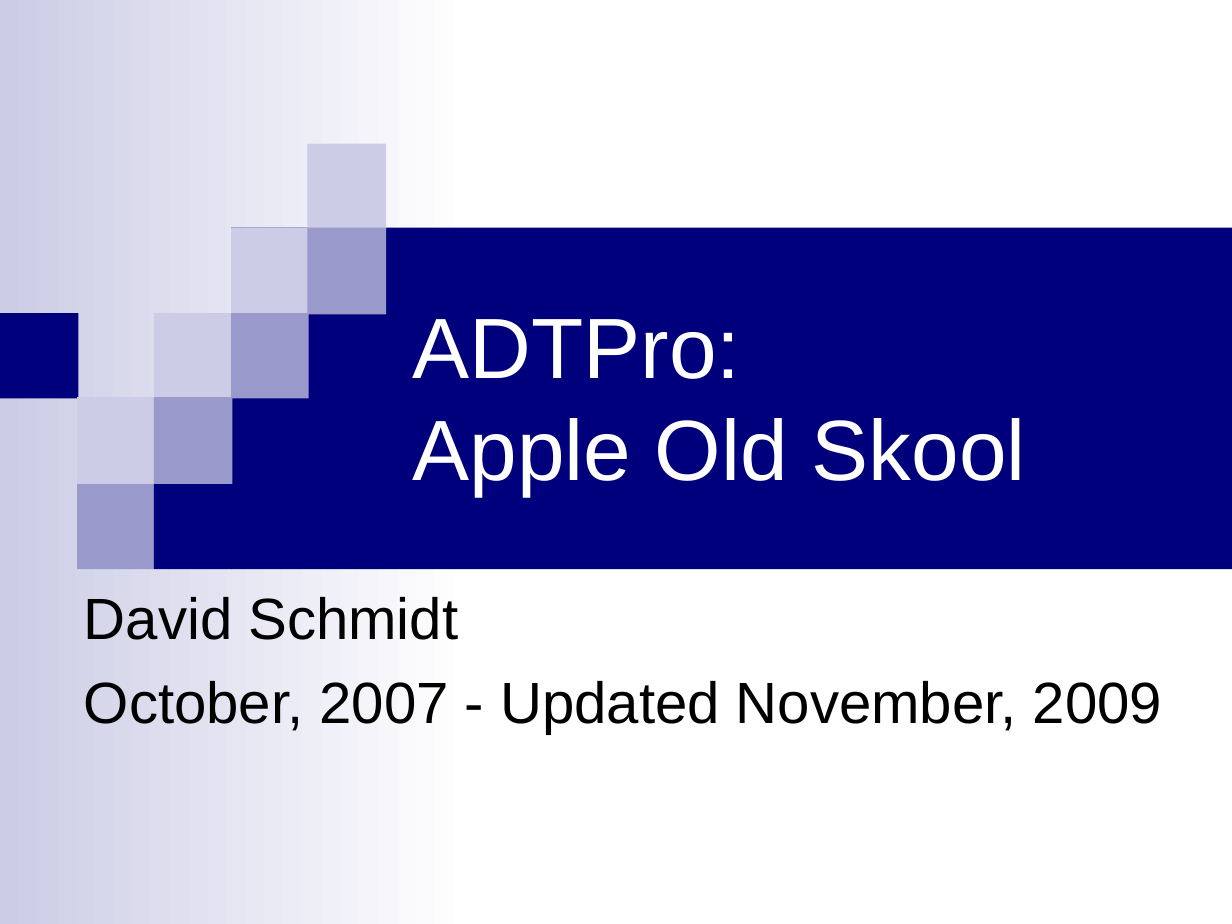
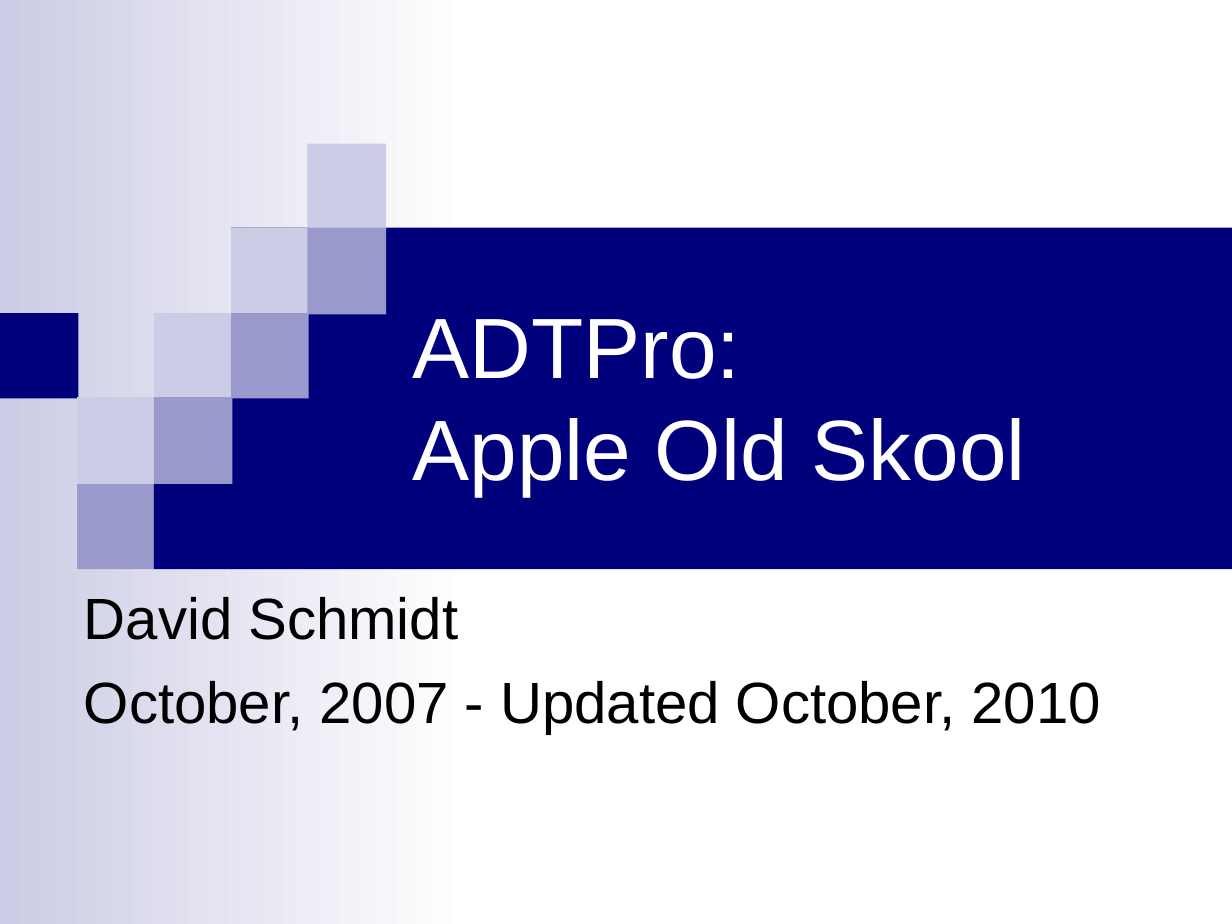
Before and after one commit to knghtbrd/adtpro, a slide deck: slide 1 of doc/src/site/resources/ADTProIntro.ppt. Drawn at 1232x924 pixels with LibreOffice and Linux fonts; fonts in the diff are those of the drawing. Boxes give left, top, right and bottom in pixels: in the first picture for what was removed or moved away, otherwise in the second. Text is boxed around its words. In the diff, an @@ line names an element or a change of style, - is before the commit and + after.

```diff
--- a/doc/src/site/resources/ADTProIntro.ppt
+++ b/doc/src/site/resources/ADTProIntro.ppt
@@ subtitle at [84,681,1100,734]: text changed @@
-October, 2007 - Updated November, 2009
+October, 2007 - Updated October, 2010
```
Also in this commit, not shown: 1 other slide changed, 2 slides added, 1 slide removed, 2 other files.
